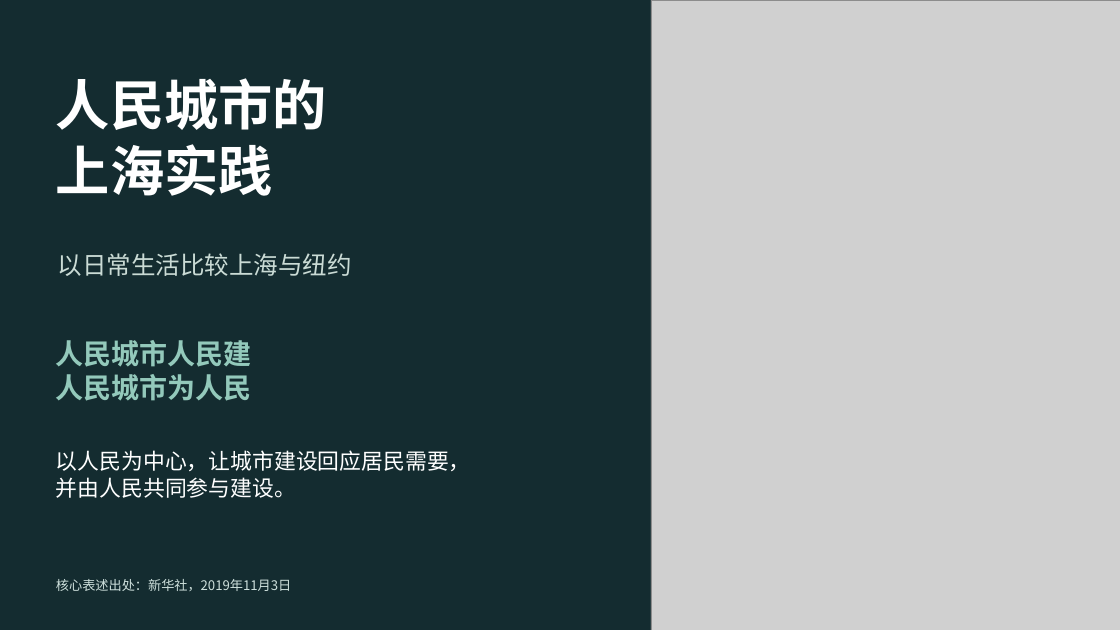
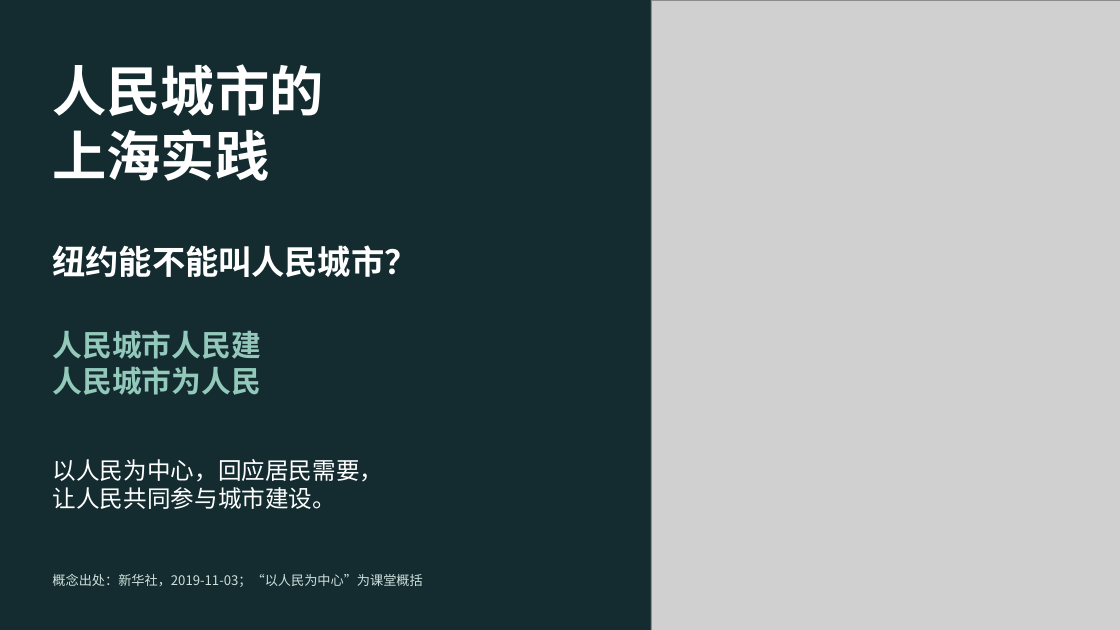
Before and after one commit to JohnnyGanYu/people-city-pre, a slide deck: slide 1 of 人民城市的上海实践.pptx. Drawn at 1120x630 pixels with LibreOffice and Linux fonts; fonts in the diff are those of the drawing; grey boxes stand for pictures. Boxes give left, top, right and bottom in pixels: in the first picture for what was removed or moved away, otherwise in the second. Text is boxed around its words. In the diff, an @@ line names an element or a change of style, - is before the commit and + after.

Commit message:
Update 人民城市的上海实践.pptx
内容改了一点，配色黑白不好看，晚安

```diff
--- a/人民城市的上海实践.pptx
+++ b/人民城市的上海实践.pptx
@@ text "人民城市的": place and size @@
-text "人民城市的" at <box>56,78,327,196</box>
+text "人民城市的" at <box>53,64,324,181</box>
@@ text added at <box>53,245,418,277</box>, 28.5 pt, text #FFFFFF, bold @@
+纽约能不能叫人民城市？
@@ text removed at <box>58,253,352,276</box> @@
-以日常生活比较上海与纽约
@@ text "人民城市人民建": place and size @@
-text "人民城市人民建" at <box>56,340,252,401</box>
+text "人民城市人民建" at <box>53,330,262,395</box>
@@ text "人民城市人民建" at <box>53,330,262,395</box>: size 24 to 25.5 pt @@
@@ text at <box>53,459,384,509</box>: text changed; size 18.8 to 20.2 pt @@
-以人民为中心，让城市建设回应居民需要，
-并由人民共同参与建设。
+以人民为中心，回应居民需要，
+让人民共同参与城市建设。
@@ text added at <box>52,574,422,587</box>, 11.2 pt, text #CEE0DC @@
+概念出处：新华社，2019-11-03；“以人民为中心”为课堂概括
@@ text removed at <box>56,579,291,591</box> @@
-核心表述出处：新华社，2019年11月3日
```
Also in this commit, not shown: 4 other slides changed, 14 slides added, 14 slides removed.
